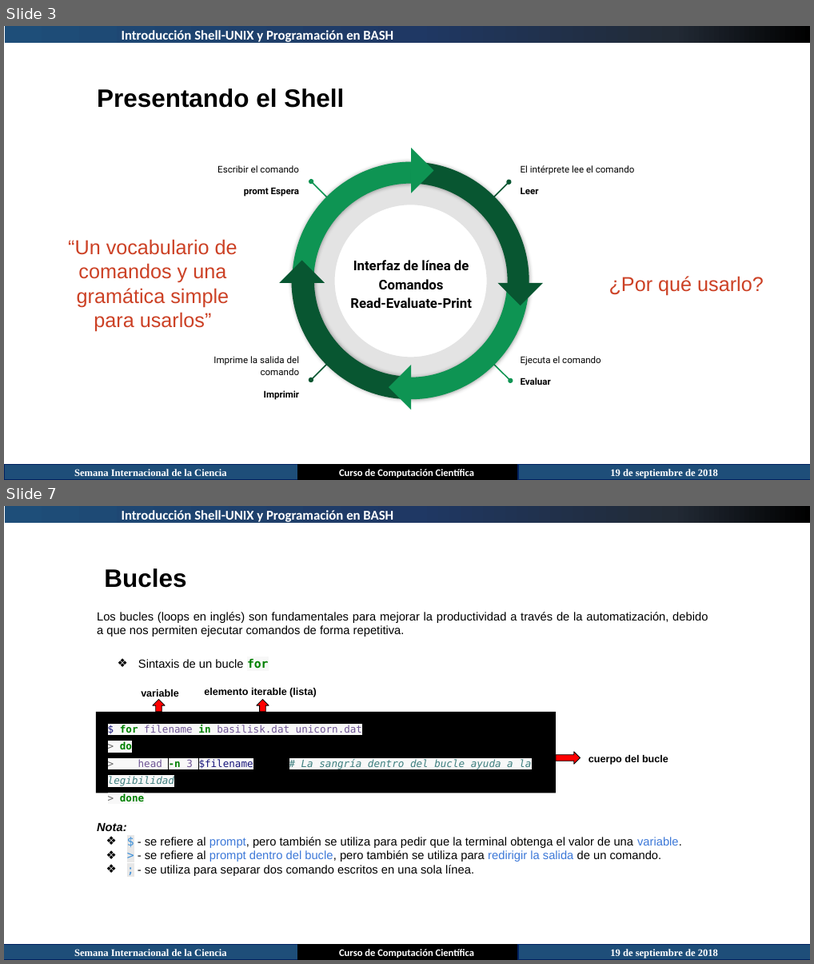
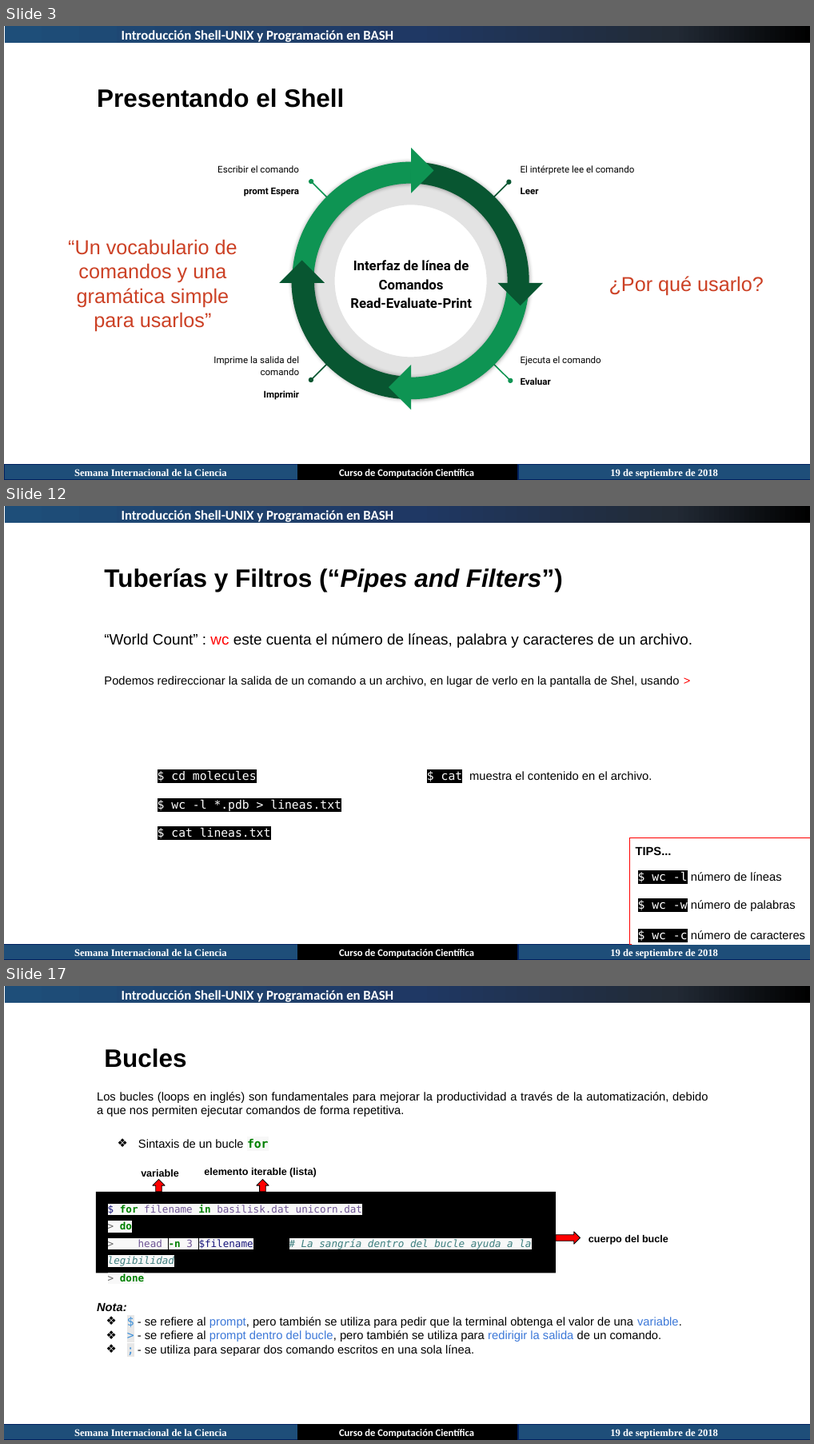
Before and after one commit to juan-pineda/Curso_computacion_cientifica, a slide deck: 03-Shell-Unix/Introducción Shell-UNIX.pptx. Shown one above the other, each under a label of ours: slides 3 and 7 before the commit, slides 3, 12 and 17 after it; the slides between them are not shown. The pictures are 814x964 and 814x1444 pixels, drawn with LibreOffice and Linux fonts; fonts in the diff are those of the drawing. Boxes give left, top, right and bottom in pixels: in the first picture for what was removed or moved away, otherwise in the second. Text is boxed around its words. In the diff, an @@ line names an element or a change of style, - is before the commit and + after.

Commit message:
actualizacion curso shell

```diff
--- a/03-Shell-Unix/Introducción Shell-UNIX.pptx
+++ b/03-Shell-Unix/Introducción Shell-UNIX.pptx
@@ slide 12 added at [4, 506, 810, 960], background #FFFFFF @@
@@ rectangle added at [5, 506, 810, 523], fill gradient #1E4E79 to #1F3864 to #222A35 to #000000 @@
@@ text added at [122, 510, 394, 524], 16 pt, text #FFFFFF, bold @@
+Introducción Shell-UNIX y Programación en BASH
@@ text added at [104, 568, 563, 592], 30 pt, text #000000, bold @@
+Tuberías y Filtros (“Pipes and Filters”)
@@ text added at [104, 633, 693, 648], 18 pt, text #000000 @@
+“World Count” : wc este cuenta el número de líneas, palabra y caracteres de un archivo.
@@ text added at [104, 676, 679, 687], 14 pt, text #000000 @@
+Podemos redireccionar la salida de un comando a un archivo, en lugar de verlo en la pantalla de Shel, usando >
@@ text added at [171, 770, 342, 837], 14 pt, text #FFFFFF @@
+$ cd molecules
+$ wc -l *.pdb > lineas.txt
+$ cat lineas.txt
@@ text added at [442, 770, 652, 783], 14 pt, text #000000 @@
+$ cat muestra el contenido en el archivo.
@@ rectangle added at [630, 837, 810, 944], fill #FFFFFF, outline #FF0000 0.75 pt @@
@@ rectangle added at [633, 864, 810, 886], outline #FFFFFF 0.75 pt, 14 pt, text #000000 @@
+$ wc -l número de líneas
@@ text added at [636, 846, 672, 855], 14 pt, text #000000, bold @@
+TIPS...
@@ rectangle added at [633, 891, 810, 913], outline #FFFFFF 0.75 pt, 14 pt, text #000000 @@
+$ wc -w número de palabras
@@ rectangle added at [633, 922, 810, 944], outline #FFFFFF 0.75 pt, 14 pt, text #000000 @@
+$ wc -c número de caracteres
@@ rectangle added at [4, 944, 298, 960], fill #1E4E79, outline #002060 1 pt, 12 pt, text #FFFFFF, bold @@
+Semana Internacional de la Ciencia
@@ rectangle added at [298, 944, 519, 960], fill #000000, outline #000000 1 pt, 12 pt, text #FFFFFF, bold @@
+Curso de Computación Científica
@@ rectangle added at [519, 944, 810, 960], fill #1E4E79, outline #002060 1 pt, 12 pt, text #FFFFFF, bold @@
+19 de septiembre de 2018
@@ what was slide 7 is now slide 17 @@
```
Also in this commit, not shown: 4 slides changed, 9 other slides added.
